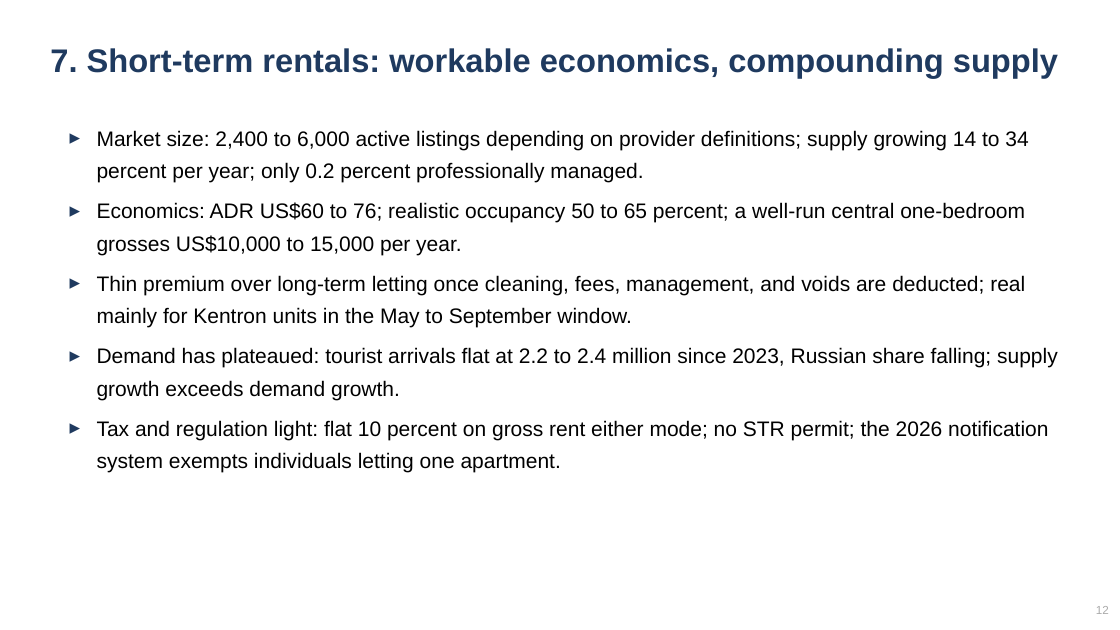
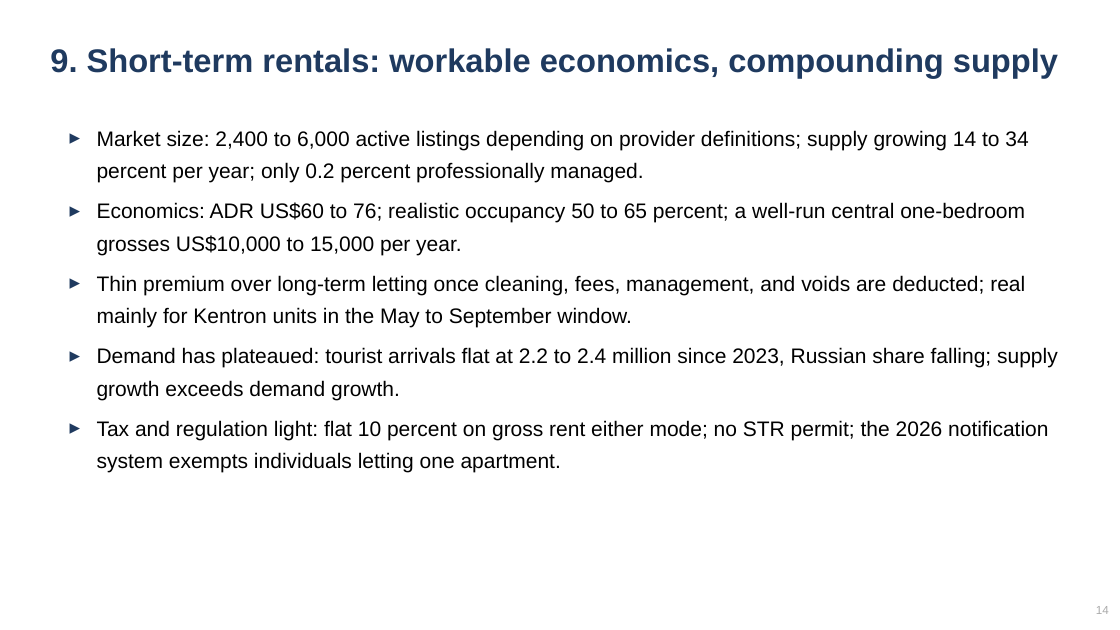
Before and after one commit to rasoolzandvakil-boop/yerevan-housing, a slide deck: slide 14 of Yerevan-Housing-Market-Slides.pptx (slide 12 before the commit). Drawn at 1120x630 pixels with LibreOffice and Linux fonts; fonts in the diff are those of the drawing. Boxes give left, top, right and bottom in pixels: in the first picture for what was removed or moved away, otherwise in the second. Text is boxed around its words. In the diff, an @@ line names an element or a change of style, - is before the commit and + after.

```diff
--- a/Yerevan-Housing-Market-Slides.pptx
+++ b/Yerevan-Housing-Market-Slides.pptx
@@ text at [50,48,1058,78]: text changed @@
-7. Short-term rentals: workable economics, compounding supply
+9. Short-term rentals: workable economics, compounding supply
@@ text at [1096,606,1109,614]: text changed @@
-12
+14
```
Also in this commit, not shown: 12 other slides changed, 2 slides added, 1 other file.
